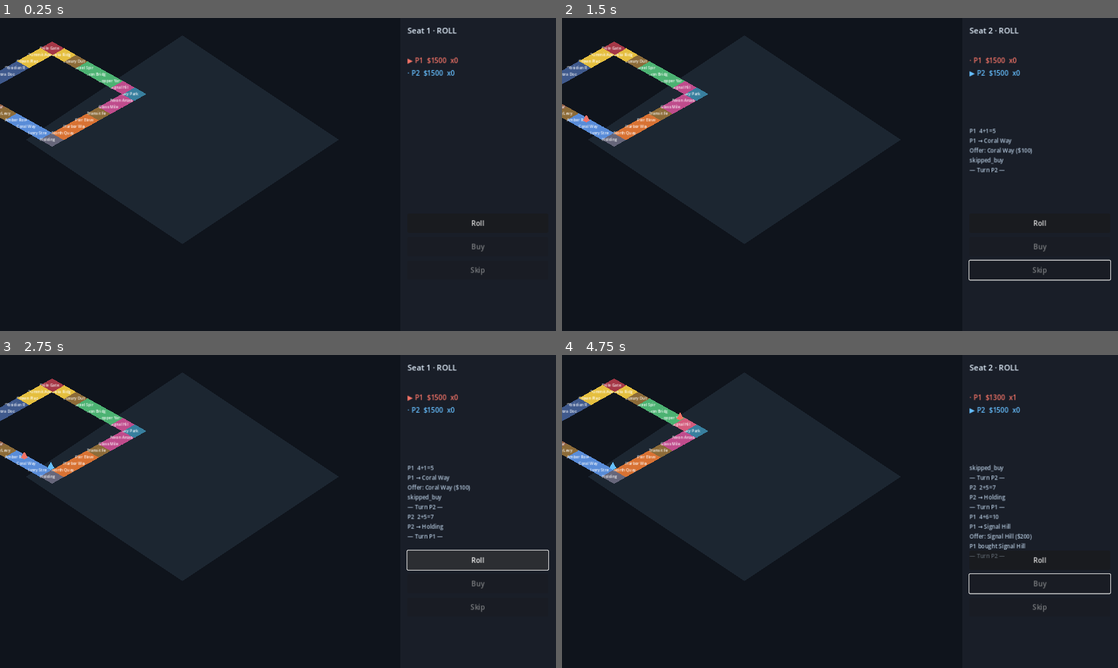
Above: before the commit, frames 1-4 (two rows, left to right).
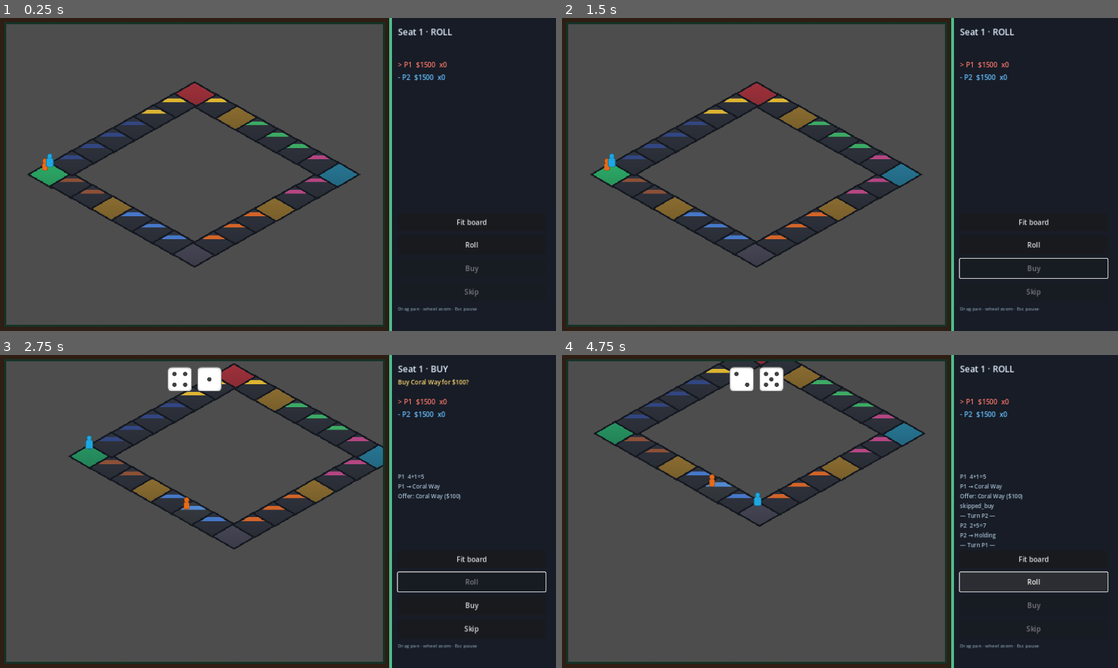
Above: after the commit, the same moments.

Repository: kblaszki/godot-game
Game: Godot game, scene res://games/districts/app/play.tscn
Same seed, same stepped clock (60 frames per second), same inputs: the game is played once before the commit and once after it. This scene is started directly instead of the project's main scene.
Inputs (mouse positions are in pixels of both pictures, inside the frame that each line leads up to):
- Up to frame 1 (0.25 s): no input
- Up to frame 2 (1.5 s): click (1034, 221) at 0.5 s, where only the run after the commit has a clickable "Fit board"; click (1040, 271) at 1.25 s, where only the run before the commit has a clickable "Skip"
- Up to frame 3 (2.75 s): click "Roll" at 2 s
- Up to frame 4 (4.75 s): click (1034, 630) at 2.75 s, where only the run after the commit has a clickable "Skip"; tap Enter (ui_accept) at 3.5, 3.77 s; move the mouse to (962, 495) at 3.52 s; hold D (breakout_move_right) 3.53-4.25 s; hold Shift 3.53-4.25 s; click (962, 495) at 3.67 s; click (1040, 583) at 4.25 s, where only the run before the commit has a clickable "Buy"

The runs differ from the first frame. In frame 1, 67% of the frame differs, in the area x 0-88%, y 0-100%; in frame 2, 68%; in frame 3, 69%; in frame 4, 69%, in the area x 0-99%, y 0-100%.

Commit message:
Fix Districts board camera and tabletop presentation.
Frame the full iso ring in a SubViewport Camera2D with pan/zoom, and dress the table with Kenney meeples/dice plus lab tiles.

Diff:
--- a/games/districts/app/play.gd
+++ b/games/districts/app/play.gd
@@ -2,38 +2,51 @@
 
 const SETUP_PATH := "res://games/districts/app/setup.tscn"
 const PAUSE_PATH := "res://games/districts/app/pause_menu.tscn"
-
+const ZOOM_MIN := 0.35
+const ZOOM_MAX := 2.4
+const PAD := 48.0
+
+const MEEPLE_PATHS: Array[String] = [
+	"res://games/districts/assets/kenney_boardgame/pieces/meeple_red.png",
+	"res://games/districts/assets/kenney_boardgame/pieces/meeple_blue.png",
+	"res://games/districts/assets/kenney_boardgame/pieces/meeple_green.png",
+	"res://games/districts/assets/kenney_boardgame/pieces/meeple_yellow.png",
+]
 const PAWN_COLORS: Array[Color] = [
 	Color(0.95, 0.45, 0.4, 1),
 	Color(0.4, 0.75, 1.0, 1),
 	Color(0.45, 0.9, 0.55, 1),
 	Color(0.95, 0.8, 0.35, 1),
 ]
-const GROUP_COLORS: Array[Color] = [
-	Color(0.55, 0.35, 0.25, 1),
-	Color(0.35, 0.55, 0.85, 1),
-	Color(0.85, 0.45, 0.2, 1),
-	Color(0.75, 0.3, 0.55, 1),
-	Color(0.3, 0.7, 0.45, 1),
-	Color(0.9, 0.75, 0.25, 1),
-	Color(0.25, 0.35, 0.55, 1),
-]
 
 var _sim: DistrictSim
-var _tile_polys: Array[Polygon2D] = []
-var _tile_labels: Array[Label] = []
-var _pawn_nodes: Array[Polygon2D] = []
+var _tile_sprites: Array[Sprite2D] = []
+var _pawn_nodes: Array[Sprite2D] = []
 var _tile_centers: Array[Vector2] = []
+var _board_rect: Rect2 = Rect2()
 var _log_lines: PackedStringArray = PackedStringArray()
 var _bot_cooldown: float = 0.0
 var _pulse: float = 0.0
-
-@onready var _board: Node2D = $BoardRoot/Board
-@onready var _pawns: Node2D = $BoardRoot/Pawns
+var _dragging: bool = false
+var _drag_last: Vector2 = Vector2.ZERO
+var _follow_t: float = 0.0
+var _follow_target: Vector2 = Vector2.ZERO
+var _dice_timer: float = 0.0
+
+@onready var _board_root: Control = $BoardRoot
+@onready var _felt: TextureRect = $BoardRoot/Felt
+@onready var _svc: SubViewportContainer = $BoardRoot/SubViewportContainer
+@onready var _board: Node2D = $BoardRoot/SubViewportContainer/SubViewport/World/Board
+@onready var _pawns: Node2D = $BoardRoot/SubViewportContainer/SubViewport/World/Pawns
+@onready var _camera: Camera2D = $BoardRoot/SubViewportContainer/SubViewport/Camera2D
+@onready var _dice_overlay: HBoxContainer = $BoardRoot/DiceOverlay
+@onready var _die_a: TextureRect = $BoardRoot/DiceOverlay/DieA
+@onready var _die_b: TextureRect = $BoardRoot/DiceOverlay/DieB
 @onready var _roster: VBoxContainer = $Hud/Roster
 @onready var _log: Label = $Hud/Log
 @onready var _turn: Label = $Hud/Turn
 @onready var _offer: Label = $Hud/Offer
+@onready var _fit_btn: Button = $Hud/Actions/Fit
 @onready var _roll: Button = $Hud/Actions/Roll
 @onready var _buy: Button = $Hud/Actions/Buy
 @onready var _skip: Button = $Hud/Actions/Skip
@@ -51,17 +64,32 @@
 		seed_value = int(host.get("match_seed"))
 	_sim = DistrictSim.new(DistrictConfig.new(), SeededRng.new(seed_value))
 	_sim.setup(players, bot_mask, seed_value)
+	_felt.texture = load("res://games/districts/assets/tiles/felt.png")
+	_felt.texture_filter = CanvasItem.TEXTURE_FILTER_NEAREST
 	_roll.pressed.connect(_on_roll)
 	_buy.pressed.connect(_on_buy)
 	_skip.pressed.connect(_on_skip)
+	_fit_btn.pressed.connect(_fit_camera)
+	_board_root.resized.connect(_on_board_resized)
+	_svc.gui_input.connect(_on_board_gui_input)
 	_build_board()
 	_build_pawns()
+	_camera.make_current()
+	await get_tree().process_frame
+	_fit_camera()
 	_refresh()
 
 
 func _process(delta: float) -> void:
 	_pulse += delta
 	_highlight_current_tile()
+	if _dice_timer > 0.0:
+		_dice_timer -= delta
+		if _dice_timer <= 0.0:
+			_dice_overlay.visible = false
+	if _follow_t > 0.0:
+		_follow_t = maxf(0.0, _follow_t - delta)
+		_camera.position = _camera.position.lerp(_follow_target, 1.0 - exp(-6.0 * delta))
 	if _sim.get_phase() == DistrictSim.PHASE_OVER:
 		return
 	var player := _sim.get_player(_sim.get_current_player())
@@ -84,6 +112,69 @@
 			get_viewport().set_input_as_handled()
 
 
+func _on_board_resized() -> void:
+	_fit_camera()
+
+
+func _view_size() -> Vector2:
+	var sz := _svc.size
+	if sz.x < 2.0 or sz.y < 2.0:
+		return Vector2(800, 600)
+	return sz
+
+
+func _on_board_gui_input(event: InputEvent) -> void:
+	if event is InputEventMouseButton:
+		var mb := event as InputEventMouseButton
+		if mb.button_index == MOUSE_BUTTON_LEFT or mb.button_index == MOUSE_BUTTON_MIDDLE:
+			_dragging = mb.pressed
+			_drag_last = mb.position
+			_follow_t = 0.0
+			_svc.accept_event()
+		elif mb.pressed and mb.button_index == MOUSE_BUTTON_WHEEL_UP:
+			_zoom_at(mb.position, 1.12)
+			_svc.accept_event()
+		elif mb.pressed and mb.button_index == MOUSE_BUTTON_WHEEL_DOWN:
+			_zoom_at(mb.position, 1.0 / 1.12)
+			_svc.accept_event()
+	elif event is InputEventMouseMotion and _dragging:
+		var mm := event as InputEventMouseMotion
+		var delta := mm.position - _drag_last
+		_drag_last = mm.position
+		_camera.position -= delta / _camera.zoom
+		_svc.accept_event()
+
+
+func _zoom_at(screen_pos: Vector2, factor: float) -> void:
+	var before := _camera.get_screen_center_position()
+	# Convert container-local to world roughly via camera.
+	var old_zoom := _camera.zoom.x
+	var new_zoom := clampf(old_zoom * factor, ZOOM_MIN, ZOOM_MAX)
+	if is_equal_approx(new_zoom, old_zoom):
+		return
+	var local := screen_pos - _svc.size * 0.5
+	var world_under := _camera.position + local / old_zoom
+	_camera.zoom = Vector2(new_zoom, new_zoom)
+	_camera.position = world_under - local / new_zoom
+	_follow_t = 0.0
+	# Keep roughly centered feel if needed
+	if before == Vector2.ZERO:
+		pass
+
+
+func _fit_camera() -> void:
+	if _board_rect.size.x <= 1.0:
+		return
+	var view := _view_size()
+	var target := _board_rect.grow(PAD)
+	var zoom_x := view.x / maxf(target.size.x, 1.0)
+	var zoom_y := view.y / maxf(target.size.y, 1.0)
+	var z := clampf(minf(zoom_x, zoom_y), ZOOM_MIN, ZOOM_MAX)
+	_camera.zoom = Vector2(z, z)
+	_camera.position = target.get_center()
+	_follow_t = 0.0
+
+
 func _on_roll() -> void:
 	if _sim.get_phase() != DistrictSim.PHASE_ROLL:
 		return
@@ -110,10 +201,28 @@
 
 func _apply_events(events: Array) -> void:
 	for item in events:
-		_log_lines.append(_format_event(item as Dictionary))
+		var data := item as Dictionary
+		_log_lines.append(_format_event(data))
+		match str(data.get("type", "")):
+			"rolled":
+				_show_dice(int(data.get("d1", 1)), int(data.get("d2", 1)))
+			"moved":
+				var pid := int(data.get("player", 0))
+				if pid >= 0 and pid < _sim.get_player_count():
+					var pos := _sim.get_player(pid).position
+					if pos >= 0 and pos < _tile_centers.size():
+						_follow_target = _tile_centers[pos]
+						_follow_t = 0.55
 	while _log_lines.size() > 10:
 		_log_lines.remove_at(0)
 	_refresh()
+
+
+func _show_dice(d1: int, d2: int) -> void:
+	_die_a.texture = load("res://games/districts/assets/kenney_boardgame/dice/die_%d.png" % clampi(d1, 1, 6))
+	_die_b.texture = load("res://games/districts/assets/kenney_boardgame/dice/die_%d.png" % clampi(d2, 1, 6))
+	_dice_overlay.visible = true
+	_dice_timer = 1.1
 
 
 func _format_event(data: Dictionary) -> String:
@@ -163,45 +272,63 @@
 
 
 func _build_board() -> void:
+	for child in _board.get_children():
+		child.queue_free()
+	_tile_sprites.clear()
 	_tile_centers = _iso_ring_centers(_sim.get_config().space_count())
-	# Soft ground diamond under the ring.
-	var ground := Polygon2D.new()
-	ground.polygon = PackedVector2Array([
-		Vector2(420, 40), Vector2(780, 280), Vector2(420, 520), Vector2(60, 280),
-	])
-	ground.color = Color(0.12, 0.16, 0.2, 0.9)
-	_board.add_child(ground)
+	var min_p := Vector2(INF, INF)
+	var max_p := Vector2(-INF, -INF)
 	for i in _sim.get_config().space_count():
 		var space := _sim.get_config().space_at(i)
 		var center := _tile_centers[i]
-		var poly := Polygon2D.new()
-		poly.polygon = _iso_diamond(28.0, 16.0)
-		poly.position = center
-		poly.color = _space_color(space)
-		_board.add_child(poly)
-		_tile_polys.append(poly)
-		var label := Label.new()
-		label.text = space.name.substr(0, 10)
-		label.position = center + Vector2(-28, -8)
-		label.add_theme_font_size_override("font_size", 9)
-		label.add_theme_color_override("font_color", Color(1, 1, 1, 0.92))
-		_board.add_child(label)
-		_tile_labels.append(label)
+		var sprite := Sprite2D.new()
+		sprite.texture = _tile_texture(space)
+		sprite.centered = true
+		sprite.position = center
+		sprite.texture_filter = CanvasItem.TEXTURE_FILTER_NEAREST
+		_board.add_child(sprite)
+		_tile_sprites.append(sprite)
+		var half := Vector2(48, 28)
+		min_p = min_p.min(center - half)
+		max_p = max_p.max(center + half)
+	_board_rect = Rect2(min_p, max_p - min_p)
 
 
 func _build_pawns() -> void:
+	for child in _pawns.get_children():
+		child.queue_free()
+	_pawn_nodes.clear()
 	for i in _sim.get_player_count():
-		var pawn := Polygon2D.new()
-		pawn.polygon = PackedVector2Array([
-			Vector2(0, -10), Vector2(8, 4), Vector2(0, 8), Vector2(-8, 4),
-		])
-		pawn.color = PAWN_COLORS[i % PAWN_COLORS.size()]
-		_pawns.add_child(pawn)
-		_pawn_nodes.append(pawn)
+		var sprite := Sprite2D.new()
+		sprite.texture = load(MEEPLE_PATHS[i % MEEPLE_PATHS.size()])
+		sprite.centered = true
+		sprite.scale = Vector2(0.55, 0.55)
+		sprite.texture_filter = CanvasItem.TEXTURE_FILTER_NEAREST
+		sprite.z_index = 10
+		_pawns.add_child(sprite)
+		_pawn_nodes.append(sprite)
+
+
+func _tile_texture(space: BoardSpace) -> Texture2D:
+	match space.kind:
+		BoardSpace.KIND_GO:
+			return load("res://games/districts/assets/tiles/go.png")
+		BoardSpace.KIND_JAIL:
+			return load("res://games/districts/assets/tiles/jail.png")
+		BoardSpace.KIND_GOTO_JAIL:
+			return load("res://games/districts/assets/tiles/goto_jail.png")
+		BoardSpace.KIND_TAX:
+			return load("res://games/districts/assets/tiles/tax.png")
+		BoardSpace.KIND_FREE:
+			return load("res://games/districts/assets/tiles/free.png")
+		BoardSpace.KIND_PROPERTY:
+			var g := clampi(space.group, 0, 6)
+			return load("res://games/districts/assets/tiles/property_%d.png" % g)
+	return load("res://games/districts/assets/tiles/free.png")
 
 
 func _iso_ring_centers(count: int) -> Array[Vector2]:
-	var per_side := count / 4
+	var per_side := maxi(count / 4, 1)
 	var grid: Array[Vector2] = []
 	grid.resize(count)
 	var idx := 0
@@ -218,79 +345,53 @@
 		grid[idx] = Vector2(0.0, float(i))
 		idx += 1
 	while idx < count:
-		grid[idx] = Vector2(float(idx % (per_side + 1)), float(per_side + 1))
+		grid[idx] = Vector2(float(idx % (per_side + 1)), float(per_side) + 1.0)
 		idx += 1
 	var centers: Array[Vector2] = []
 	for g in grid:
-		centers.append(_grid_to_iso(g) + Vector2(120, 70))
+		centers.append(_grid_to_iso(g))
 	return centers
 
 
 func _grid_to_iso(g: Vector2) -> Vector2:
-	var tile_w := 54.0
-	var tile_h := 30.0
+	var tile_w := 86.0
+	var tile_h := 48.0
 	return Vector2((g.x - g.y) * tile_w * 0.5, (g.x + g.y) * tile_h * 0.5)
 
 
-func _iso_diamond(half_w: float, half_h: float) -> PackedVector2Array:
-	return PackedVector2Array([
-		Vector2(0, -half_h),
-		Vector2(half_w, 0),
-		Vector2(0, half_h),
-		Vector2(-half_w, 0),
-	])
-
-
-func _space_color(space: BoardSpace) -> Color:
-	match space.kind:
-		BoardSpace.KIND_GO:
-			return Color(0.25, 0.7, 0.5, 1)
-		BoardSpace.KIND_JAIL:
-			return Color(0.4, 0.4, 0.48, 1)
-		BoardSpace.KIND_GOTO_JAIL:
-			return Color(0.65, 0.22, 0.28, 1)
-		BoardSpace.KIND_TAX:
-			return Color(0.55, 0.42, 0.22, 1)
-		BoardSpace.KIND_FREE:
-			return Color(0.22, 0.5, 0.62, 1)
-		BoardSpace.KIND_PROPERTY:
-			if space.group >= 0 and space.group < GROUP_COLORS.size():
-				return GROUP_COLORS[space.group]
-	return Color(0.28, 0.32, 0.4, 1)
-
-
 func _highlight_current_tile() -> void:
-	if _tile_polys.is_empty():
-		return
-	for poly in _tile_polys:
-		poly.scale = Vector2.ONE
+	if _tile_sprites.is_empty():
+		return
+	for sprite in _tile_sprites:
+		sprite.scale = Vector2.ONE
+		sprite.modulate = Color.WHITE
 	var player := _sim.get_player(_sim.get_current_player())
-	if player.position >= 0 and player.position < _tile_polys.size():
-		var s := 1.0 + 0.06 * (0.5 + 0.5 * sin(_pulse * 4.0))
-		_tile_polys[player.position].scale = Vector2(s, s)
+	if player.position >= 0 and player.position < _tile_sprites.size():
+		var s := 1.0 + 0.08 * (0.5 + 0.5 * sin(_pulse * 4.0))
+		_tile_sprites[player.position].scale = Vector2(s, s)
+		_tile_sprites[player.position].modulate = Color(1.15, 1.15, 1.05, 1)
 
 
 func _refresh() -> void:
-	for i in _tile_polys.size():
+	for i in _tile_sprites.size():
 		var owner := _sim.get_owner(i)
-		var base := _space_color(_sim.get_config().space_at(i))
 		if owner >= 0:
-			_tile_polys[i].color = base.lerp(PAWN_COLORS[owner % PAWN_COLORS.size()], 0.4)
+			_tile_sprites[i].modulate = Color.WHITE.lerp(PAWN_COLORS[owner % PAWN_COLORS.size()], 0.25)
 		else:
-			_tile_polys[i].color = base
+			_tile_sprites[i].modulate = Color.WHITE
 
 	for i in _pawn_nodes.size():
 		var player := _sim.get_player(i)
 		_pawn_nodes[i].visible = not player.bankrupt
 		var center := _tile_centers[player.position]
-		_pawn_nodes[i].position = center + Vector2(float(i) * 7.0 - 10.0, -18.0 - float(i % 2) * 6.0)
+		_pawn_nodes[i].position = center + Vector2(float(i) * 10.0 - 14.0, -22.0 - float(i % 2) * 8.0)
 
 	for child in _roster.get_children():
 		child.queue_free()
 	for i in _sim.get_player_count():
 		var player := _sim.get_player(i)
 		var row := Label.new()
-		var mark := "▶" if i == _sim.get_current_player() else "·"
+		var mark := ">" if i == _sim.get_current_player() else "-"
 		var bot := " BOT" if player.is_bot else ""
 		var jail := " jail" if player.in_jail else ""
 		var dead := " OUT" if player.bankrupt else ""
--- a/games/districts/app/play.tscn
+++ b/games/districts/app/play.tscn
@@ -19,24 +19,100 @@
 grow_horizontal = 2
 grow_vertical = 2
 mouse_filter = 2
-color = Color(0.06, 0.08, 0.11, 1)
+color = Color(0.05, 0.07, 0.09, 1)
 
 [node name="BoardRoot" type="Control" parent="."]
-layout_mode = 1
-anchors_preset = 15
-anchor_right = 0.72
-anchor_bottom = 1.0
-grow_horizontal = 2
-grow_vertical = 2
-mouse_filter = 2
-
-[node name="Board" type="Node2D" parent="BoardRoot"]
-
-[node name="Pawns" type="Node2D" parent="BoardRoot"]
+clip_contents = true
+layout_mode = 1
+anchors_preset = 15
+anchor_right = 0.7
+anchor_bottom = 1.0
+grow_horizontal = 2
+grow_vertical = 2
+mouse_filter = 0
+
+[node name="Frame" type="ColorRect" parent="BoardRoot"]
+layout_mode = 1
+anchors_preset = 15
+anchor_right = 1.0
+anchor_bottom = 1.0
+grow_horizontal = 2
+grow_vertical = 2
+mouse_filter = 2
+color = Color(0.18, 0.12, 0.08, 1)
+
+[node name="Felt" type="TextureRect" parent="BoardRoot"]
+layout_mode = 1
+anchors_preset = 15
+anchor_right = 1.0
+anchor_bottom = 1.0
+offset_left = 10.0
+offset_top = 10.0
+offset_right = -10.0
+offset_bottom = -10.0
+grow_horizontal = 2
+grow_vertical = 2
+mouse_filter = 2
+expand_mode = 1
+stretch_mode = 1
+
+[node name="SubViewportContainer" type="SubViewportContainer" parent="BoardRoot"]
+layout_mode = 1
+anchors_preset = 15
+anchor_right = 1.0
+anchor_bottom = 1.0
+offset_left = 14.0
+offset_top = 14.0
+offset_right = -14.0
+offset_bottom = -14.0
+grow_horizontal = 2
+grow_vertical = 2
+stretch = true
+mouse_filter = 0
+
+[node name="SubViewport" type="SubViewport" parent="BoardRoot/SubViewportContainer"]
+handle_input_locally = false
+size = Vector2i(800, 600)
+render_target_update_mode = 4
+
+[node name="World" type="Node2D" parent="BoardRoot/SubViewportContainer/SubViewport"]
+
+[node name="Board" type="Node2D" parent="BoardRoot/SubViewportContainer/SubViewport/World"]
+
+[node name="Pawns" type="Node2D" parent="BoardRoot/SubViewportContainer/SubViewport/World"]
+
+[node name="Camera2D" type="Camera2D" parent="BoardRoot/SubViewportContainer/SubViewport"]
+position = Vector2(400, 300)
+
+[node name="DiceOverlay" type="HBoxContainer" parent="BoardRoot"]
+visible = false
+layout_mode = 1
+anchors_preset = 5
+anchor_left = 0.5
+anchor_right = 0.5
+offset_left = -70.0
+offset_top = 24.0
+offset_right = 70.0
+offset_bottom = 88.0
+grow_horizontal = 2
+theme_override_constants/separation = 12
+alignment = 1
+
+[node name="DieA" type="TextureRect" parent="BoardRoot/DiceOverlay"]
+custom_minimum_size = Vector2(56, 56)
+layout_mode = 2
+expand_mode = 1
+stretch_mode = 5
+
+[node name="DieB" type="TextureRect" parent="BoardRoot/DiceOverlay"]
+custom_minimum_size = Vector2(56, 56)
+layout_mode = 2
+expand_mode = 1
+stretch_mode = 5
 
 [node name="Hud" type="Control" parent="."]
 layout_mode = 1
-anchor_left = 0.72
+anchor_left = 0.7
 anchor_right = 1.0
 anchor_bottom = 1.0
 grow_horizontal = 0
@@ -50,55 +126,67 @@
 grow_horizontal = 2
 grow_vertical = 2
 mouse_filter = 2
-color = Color(0.1, 0.12, 0.16, 0.95)
+color = Color(0.09, 0.11, 0.15, 0.98)
+
+[node name="Accent" type="ColorRect" parent="Hud"]
+layout_mode = 0
+offset_right = 6.0
+offset_bottom = 2000.0
+mouse_filter = 2
+color = Color(0.3, 0.75, 0.55, 1)
 
 [node name="Turn" type="Label" parent="Hud"]
 layout_mode = 0
-offset_left = 16.0
-offset_top = 16.0
-offset_right = 340.0
-offset_bottom = 48.0
+offset_left = 20.0
+offset_top = 18.0
+offset_right = 360.0
+offset_bottom = 50.0
 theme_override_colors/font_color = Color(0.9, 0.95, 1, 1)
-theme_override_font_sizes/font_size = 18
+theme_override_font_sizes/font_size = 20
 text = "Turn"
 
 [node name="Offer" type="Label" parent="Hud"]
 visible = false
 layout_mode = 0
-offset_left = 16.0
-offset_top = 48.0
-offset_right = 340.0
-offset_bottom = 78.0
+offset_left = 20.0
+offset_top = 52.0
+offset_right = 360.0
+offset_bottom = 84.0
 theme_override_colors/font_color = Color(1, 0.85, 0.45, 1)
 theme_override_font_sizes/font_size = 14
 text = "Offer"
 
 [node name="Roster" type="VBoxContainer" parent="Hud"]
 layout_mode = 0
-offset_left = 16.0
-offset_top = 86.0
-offset_right = 340.0
-offset_bottom = 240.0
+offset_left = 20.0
+offset_top = 96.0
+offset_right = 360.0
+offset_bottom = 260.0
 theme_override_constants/separation = 6
 
 [node name="Log" type="Label" parent="Hud"]
 layout_mode = 0
-offset_left = 16.0
-offset_top = 250.0
-offset_right = 340.0
+offset_left = 20.0
+offset_top = 270.0
+offset_right = 360.0
 offset_bottom = 430.0
-theme_override_colors/font_color = Color(0.7, 0.78, 0.86, 1)
+theme_override_colors/font_color = Color(0.65, 0.74, 0.82, 1)
 theme_override_font_sizes/font_size = 13
 autowrap_mode = 3
 text = "Log"
 
 [node name="Actions" type="VBoxContainer" parent="Hud"]
 layout_mode = 0
-offset_left = 16.0
+offset_left = 20.0
 offset_top = 450.0
-offset_right = 340.0
-offset_bottom = 640.0
+offset_right = 360.0
+offset_bottom = 700.0
 theme_override_constants/separation = 10
+
+[node name="Fit" type="Button" parent="Hud/Actions"]
+custom_minimum_size = Vector2(0, 40)
+layout_mode = 2
+text = "Fit board"
 
 [node name="Roll" type="Button" parent="Hud/Actions"]
 custom_minimum_size = Vector2(0, 44)
@@ -115,13 +203,23 @@
 layout_mode = 2
 text = "Skip"
 
+[node name="Hint" type="Label" parent="Hud"]
+layout_mode = 0
+offset_left = 20.0
+offset_top = 660.0
+offset_right = 360.0
+offset_bottom = 700.0
+theme_override_colors/font_color = Color(0.5, 0.58, 0.65, 1)
+theme_override_font_sizes/font_size = 11
+text = "Drag pan · wheel zoom · Esc pause"
+
 [node name="Banner" type="Label" parent="Hud"]
 visible = false
 layout_mode = 0
-offset_left = 16.0
-offset_top = 300.0
-offset_right = 340.0
-offset_bottom = 400.0
+offset_left = 20.0
+offset_top = 320.0
+offset_right = 360.0
+offset_bottom = 420.0
 theme_override_colors/font_color = Color(1, 0.9, 0.5, 1)
 theme_override_font_sizes/font_size = 20
 horizontal_alignment = 1
Not shown, added: games/districts/assets/LICENSE.txt
Not shown, added: games/districts/assets/kenney_boardgame/LICENSE.txt
Binary file added: games/districts/assets/kenney_boardgame/dice/die_1.png
Not shown, added: games/districts/assets/kenney_boardgame/dice/die_1.png.import
Binary file added: games/districts/assets/kenney_boardgame/dice/die_2.png
Not shown, added: games/districts/assets/kenney_boardgame/dice/die_2.png.import
Binary file added: games/districts/assets/kenney_boardgame/dice/die_3.png
Not shown, added: games/districts/assets/kenney_boardgame/dice/die_3.png.import
Binary file added: games/districts/assets/kenney_boardgame/dice/die_4.png
Not shown, added: games/districts/assets/kenney_boardgame/dice/die_4.png.import
Binary file added: games/districts/assets/kenney_boardgame/dice/die_5.png
Not shown, added: games/districts/assets/kenney_boardgame/dice/die_5.png.import
(and 39 more such lines)
